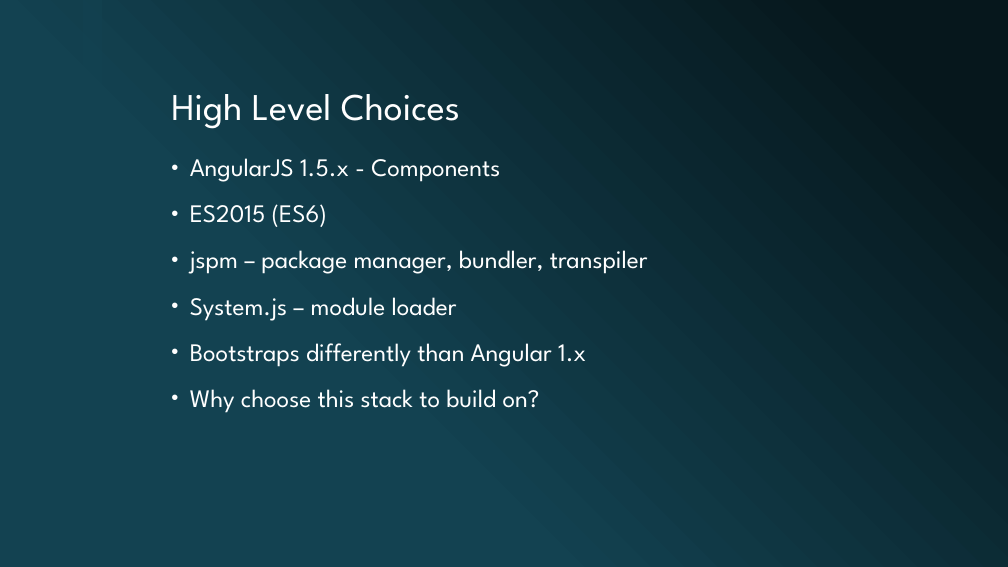
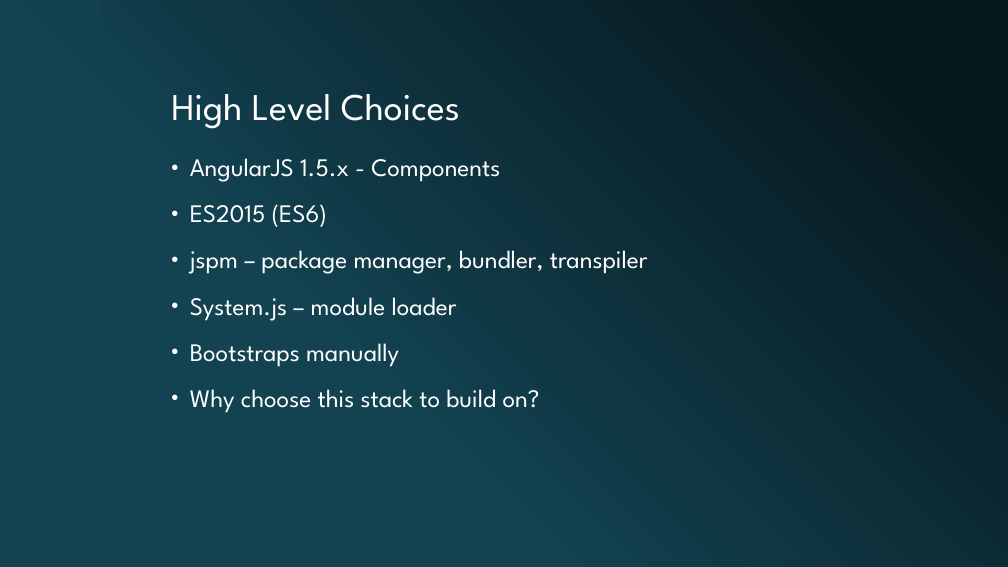
Before and after one commit to lukekedz/ReviewPresentation, a slide deck: slide 5 of Deck/Testable ES2015 AngularJS 1.5.x Component-based Applications.pptx. Drawn at 1008x567 pixels with LibreOffice and Linux fonts; fonts in the diff are those of the drawing; background and template pictures are left out. Boxes give left, top, right and bottom in pixels: in the first picture for what was removed or moved away, otherwise in the second. Text is boxed around its words. In the diff, an @@ line names an element or a change of style, - is before the commit and + after.

```diff
--- a/Deck/Testable ES2015 AngularJS 1.5.x Component-based Applications.pptx
+++ b/Deck/Testable ES2015 AngularJS 1.5.x Component-based Applications.pptx
@@ text at box(190, 343, 399, 367): text changed @@
-• Bootstraps differently than Angular 1.x
+• Bootstraps manually
```
Also in this commit, not shown: 2 other files.
